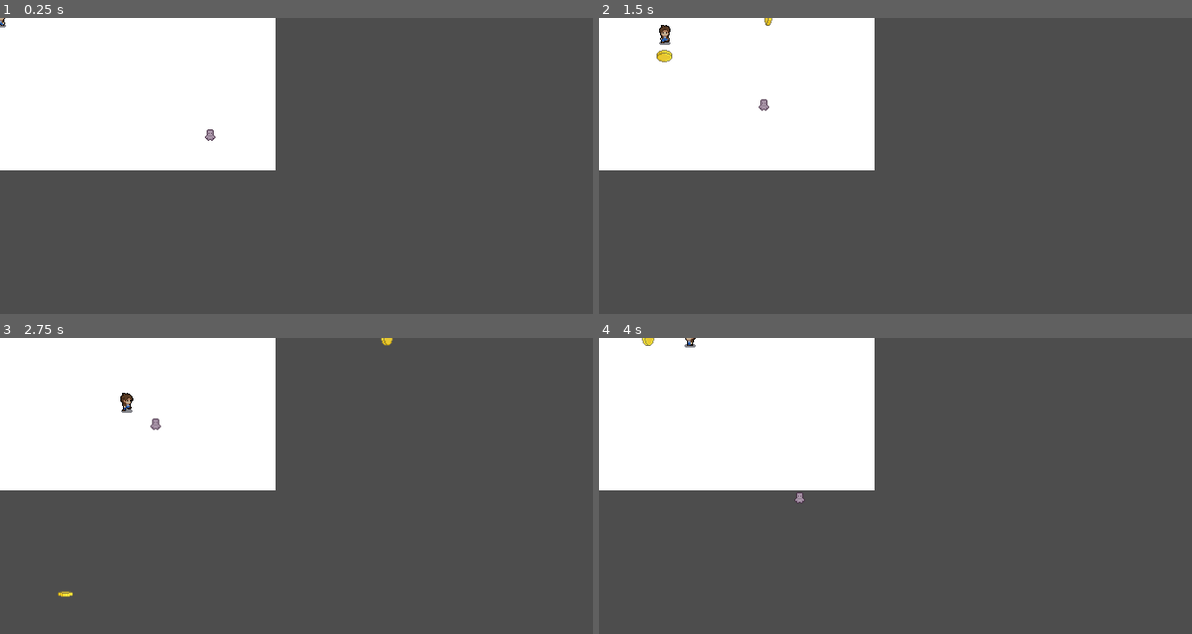
Above: before the commit, frames 1-4 (two rows, left to right).
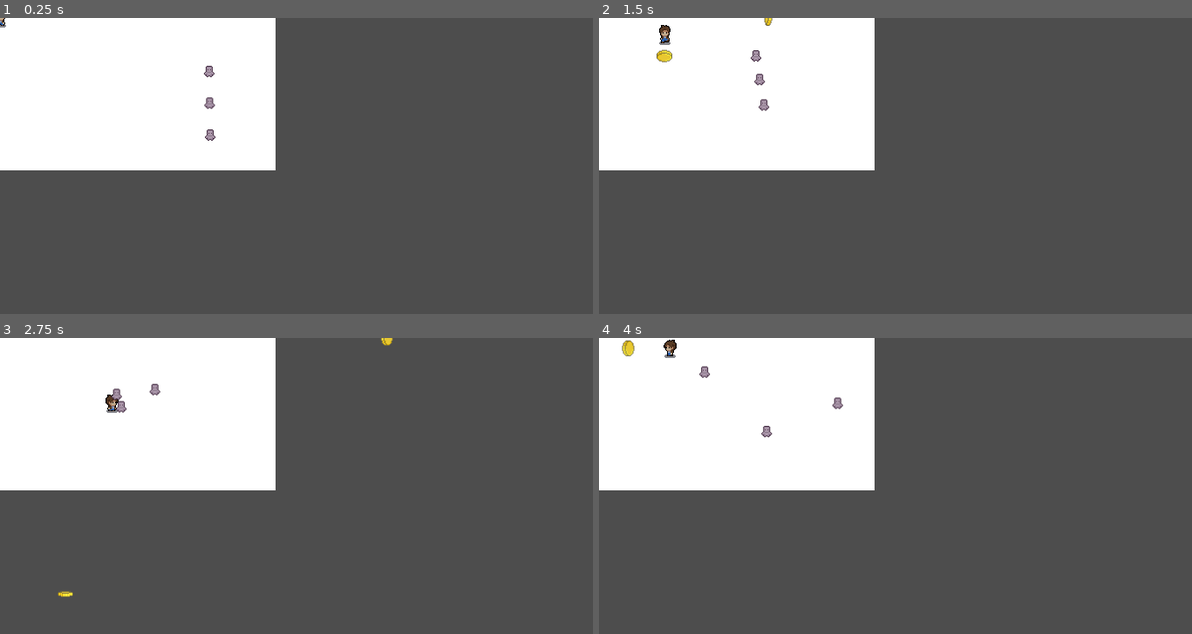
Above: after the commit, the same moments.

Repository: emyeatGrass/ConUhacksX
Game: Godot game, scene res://scenes/main.tscn
The game is run twice, just before and just after one commit, with the same random seed, the same clock (stepped at 60 frames per second) and the same inputs.
Inputs:
- Up to frame 1 (0.25 s): no input
- Up to frame 2 (1.5 s): hold Right (move_right) 0.53-1.28 s; tap Space (shoot) at 0.6, 1.35 s; hold Down (move_down) from 1.28 s (still down)
- Up to frame 3 (2.75 s): release Down (move_down) at 2.03 s; hold Right (move_right) from 2.03 s (still down); tap Space (shoot) at 2.1 s
- Up to frame 4 (4 s): release Right (move_right) at 2.78 s; hold Up (move_up) 2.78-3.53 s; tap Space (shoot) at 2.85, 3.6 s; hold Left (move_left) from 3.53 s (still down)

The runs differ from the first frame. In frame 1, 0.1% of the frame differs, in the area x 34-37%, y 16-31%; in frame 2, 0.1%; in frame 3, 0.4%; in frame 4, 0.5%, in the area x 3-42%, y 0-56%.

Commit message:
audio added

Diff:
--- /dev/null
+++ b/lost-and-jammed/scenes/audio_manager.tscn
@@ -0,0 +1,10 @@
+[gd_scene load_steps=4 format=3 uid="uid://cxfk87d4evfk3"]
+
+[ext_resource type="Script" uid="uid://bj1wcpkyef50q" path="res://scripts/audio_manager.gd" id="1_liach"]
+[ext_resource type="AudioStream" uid="uid://c8yvuvb4w0ctt" path="res://sfx/coinfling.wav" id="2_3asnw"]
+[ext_resource type="AudioStream" uid="uid://c6p2n1hy057da" path="res://sfx/thankyou.wav" id="3_3asnw"]
+
+[node name="AudioManager" type="Node"]
+script = ExtResource("1_liach")
+coin_fling_sounds = Array[AudioStream]([ExtResource("2_3asnw")])
+enemy_hit_sounds = Array[AudioStream]([ExtResource("3_3asnw")])
--- a/lost-and-jammed/scenes/main.tscn
+++ b/lost-and-jammed/scenes/main.tscn
@@ -1,8 +1,9 @@
-[gd_scene load_steps=4 format=3 uid="uid://b2418ug06duow"]
+[gd_scene load_steps=5 format=3 uid="uid://b2418ug06duow"]
 
 [ext_resource type="PackedScene" uid="uid://bc7h7p2w1qrxo" path="res://scenes/player.tscn" id="1_o5qli"]
-[ext_resource type="PackedScene" path="res://scenes/crackhead.tscn" id="2_0wfyh"]
+[ext_resource type="PackedScene" uid="uid://dnryr48b02fs5" path="res://scenes/crackhead.tscn" id="2_0wfyh"]
 [ext_resource type="PackedScene" uid="uid://di837qgcnqbmv" path="res://scenes/coin_pool.tscn" id="3_sugp2"]
+[ext_resource type="PackedScene" uid="uid://cxfk87d4evfk3" path="res://scenes/audio_manager.tscn" id="4_jyhfs"]
 
 [node name="World" type="Node2D"]
 
@@ -18,4 +19,12 @@
 [node name="Crackhead" parent="." instance=ExtResource("2_0wfyh")]
 position = Vector2(252, 140)
 
+[node name="Crackhead2" parent="." instance=ExtResource("2_0wfyh")]
+position = Vector2(252, 64)
+
+[node name="Crackhead3" parent="." instance=ExtResource("2_0wfyh")]
+position = Vector2(252, 102)
+
 [node name="CoinPool" parent="." instance=ExtResource("3_sugp2")]
+
+[node name="AudioManager" parent="." instance=ExtResource("4_jyhfs")]
--- /dev/null
+++ b/lost-and-jammed/scripts/audio_manager.gd
@@ -0,0 +1,51 @@
+extends Node
+
+@export var pool_size := 15
+
+# Assign these in the Inspector.
+@export var coin_fling_sounds: Array[AudioStream] = []
+@export var enemy_hit_sounds: Array[AudioStream] = []
+
+var _audio_pool: Array[AudioStreamPlayer] = []
+
+func _ready() -> void:
+	for i in pool_size:
+		var audio_player = AudioStreamPlayer.new()
+		add_child(audio_player)
+		_audio_pool.append(audio_player)
+
+func play_sound(
+	sounds: Array[AudioStream],
+	pitch_min: float = 0.95,
+	pitch_max: float = 1.05
+) -> void:
+	if sounds.is_empty():
+		return
+
+	for audio_player in _audio_pool:
+		if not audio_player.playing:
+			_play_on(audio_player, sounds, pitch_min, pitch_max)
+			return
+
+	# All busy: steal the first one.
+	_play_on(_audio_pool[0], sounds, pitch_min, pitch_max)
+
+
+func play_coin_fling() -> void:
+	play_sound(coin_fling_sounds, 0.9, 1.1)
+
+
+func play_enemy_hit() -> void:
+	play_sound(enemy_hit_sounds, 0.95, 1.05)
+
+
+func _play_on(
+	audio_player: AudioStreamPlayer,
+	sounds: Array[AudioStream],
+	pitch_min: float,
+	pitch_max: float
+) -> void:
+	audio_player.stop()
+	audio_player.stream = sounds.pick_random()
+	audio_player.pitch_scale = randf_range(pitch_min, pitch_max)
+	audio_player.play()
--- a/lost-and-jammed/scripts/crackhead.gd
+++ b/lost-and-jammed/scripts/crackhead.gd
@@ -5,6 +5,7 @@
 
 @onready var player: Node2D = get_node_or_null("/root/World/Player")
 @onready var _screen_notifier: VisibleOnScreenNotifier2D = $VisibleOnScreenNotifier2D
+@onready var audio_manager: Node = get_node_or_null("/root/World/AudioManager")
 
 var _fleeing := false
 
@@ -31,6 +32,8 @@
 
 func hit_by_coin() -> void:
 	_fleeing = true
+	if audio_manager and audio_manager.has_method("play_enemy_hit"):
+		audio_manager.call("play_enemy_hit")
 
 
 func _on_screen_exited() -> void:
--- a/lost-and-jammed/scripts/player.gd
+++ b/lost-and-jammed/scripts/player.gd
@@ -2,6 +2,7 @@
 
 @onready var _animated_sprite = $AnimatedSprite2D
 @onready var coin_pool = $"../CoinPool"
+@onready var audio_manager: Node = get_node_or_null("../AudioManager")
 
 const SPEED = 100.0
 var last_direction;
@@ -60,4 +61,5 @@
 		# Spawn a bit in front so it doesn't collide with the player instantly.
 		coin.global_position = global_position + aim_dir * 12.0
 		coin.global_rotation = aim_dir.angle()
-		#audio_manager.play_gunshot()
+		if audio_manager and audio_manager.has_method("play_coin_fling"):
+			audio_manager.call("play_coin_fling")
Not shown, added: lost-and-jammed/scripts/audio_manager.gd.uid
Not shown, added: lost-and-jammed/sfx/coinfling.wav.import
Not shown, added: lost-and-jammed/sfx/thankyou.wav.import
Not shown, added: lost-and-jammed/sfx/coinfling.wav
Not shown, added: lost-and-jammed/sfx/thankyou.wav
